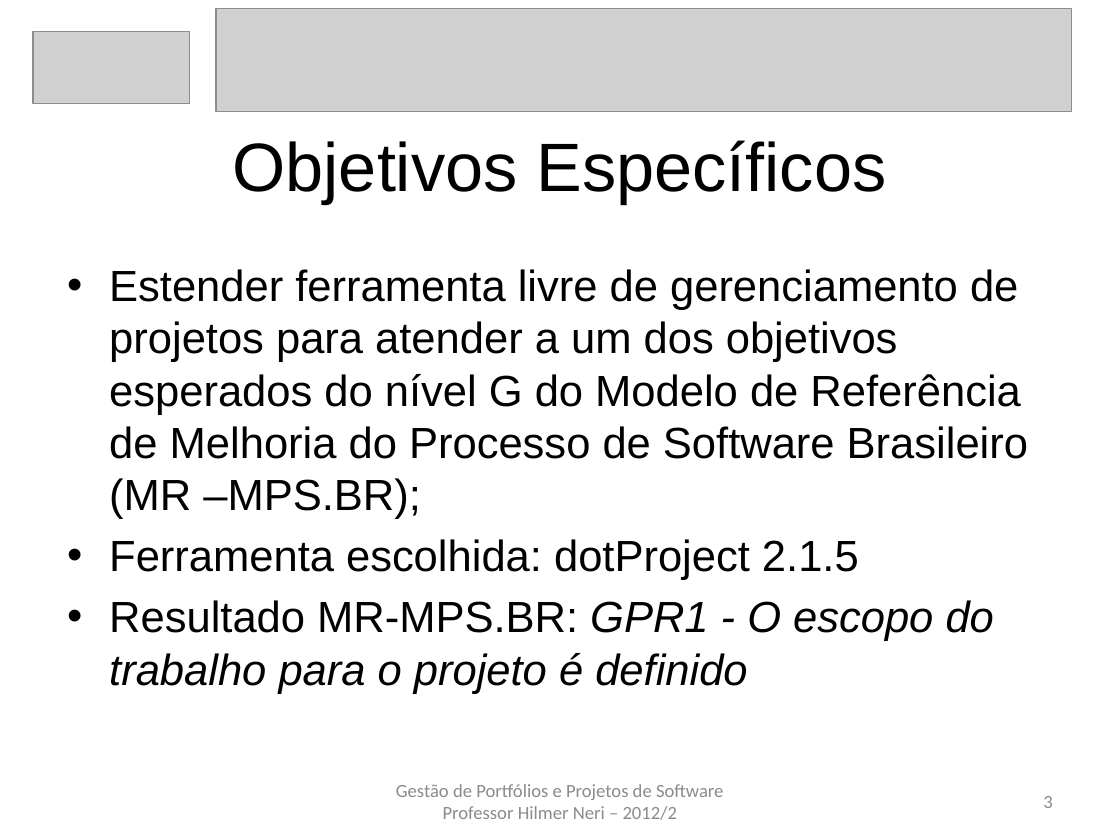
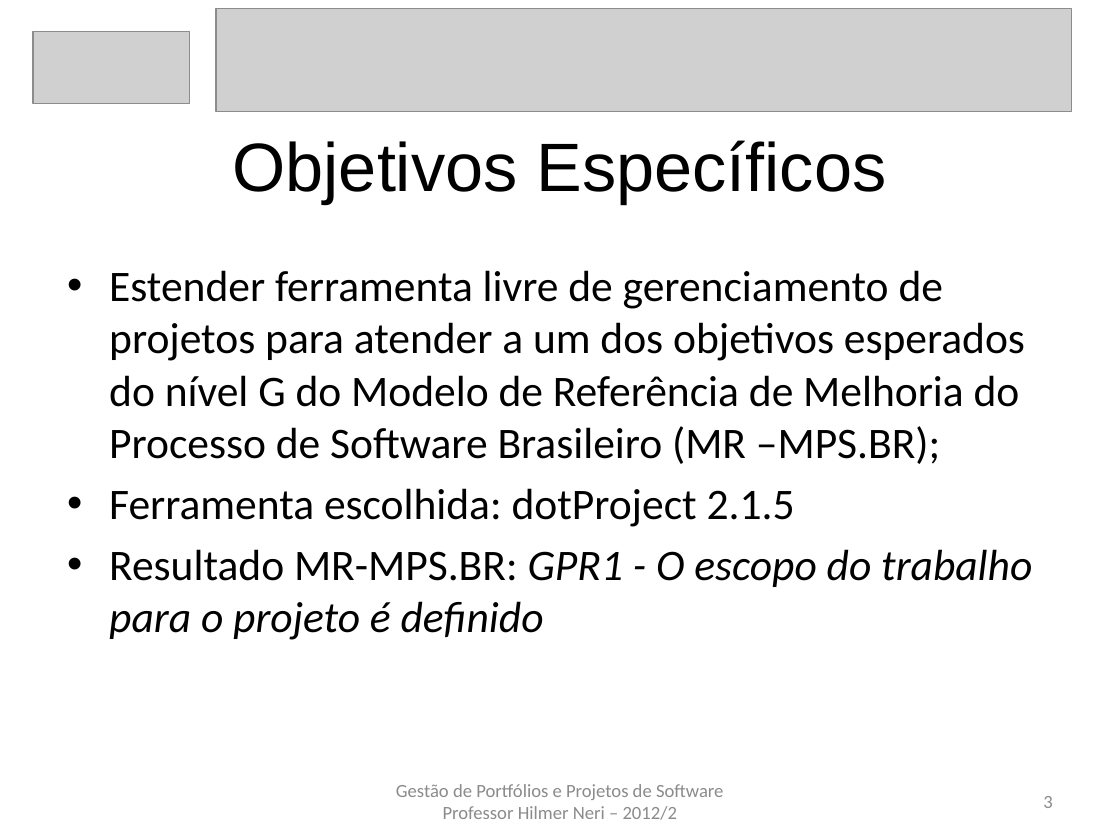
Before and after one commit to carlosneo/dotprojecteap, a slide deck: slide 3 of Dot Project EAP/4. System Management/Apresentacoes/apresentacaoV8.pptx. Drawn at 1120x840 pixels with LibreOffice and Linux fonts; fonts in the diff are those of the drawing; grey boxes stand for pictures. Boxes give left, top, right and bottom in pixels: in the first picture for what was removed or moved away, otherwise in the second. Text is boxed around its words. In the diff, an @@ line names an element or a change of style, - is before the commit and + after.

```diff
--- a/Dot Project EAP/4. System Management/Apresentacoes/apresentacaoV8.pptx
+++ b/Dot Project EAP/4. System Management/Apresentacoes/apresentacaoV8.pptx
@@ text "Estender ferramenta livre de gerenciamento ..." at bbox=[109, 270, 1032, 640]: font Arial to Calibri @@
```
Also in this commit, not shown: 4 other slides changed, 2 slides added.
